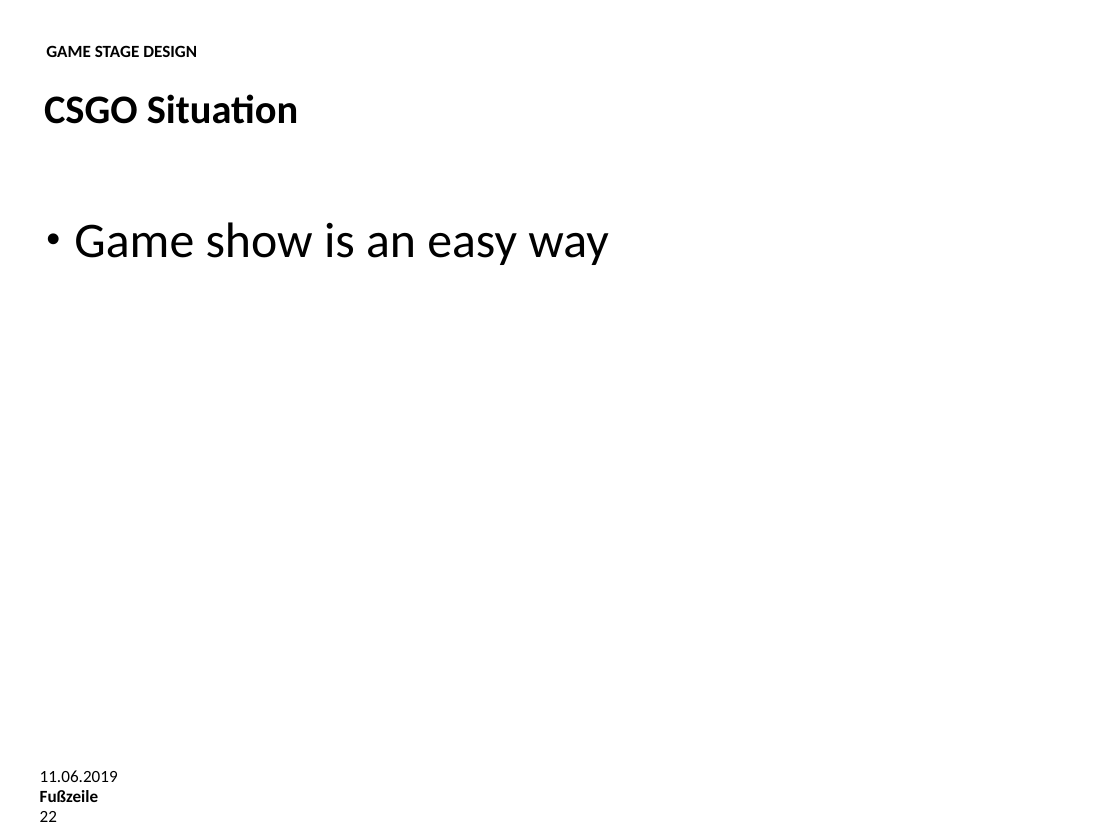
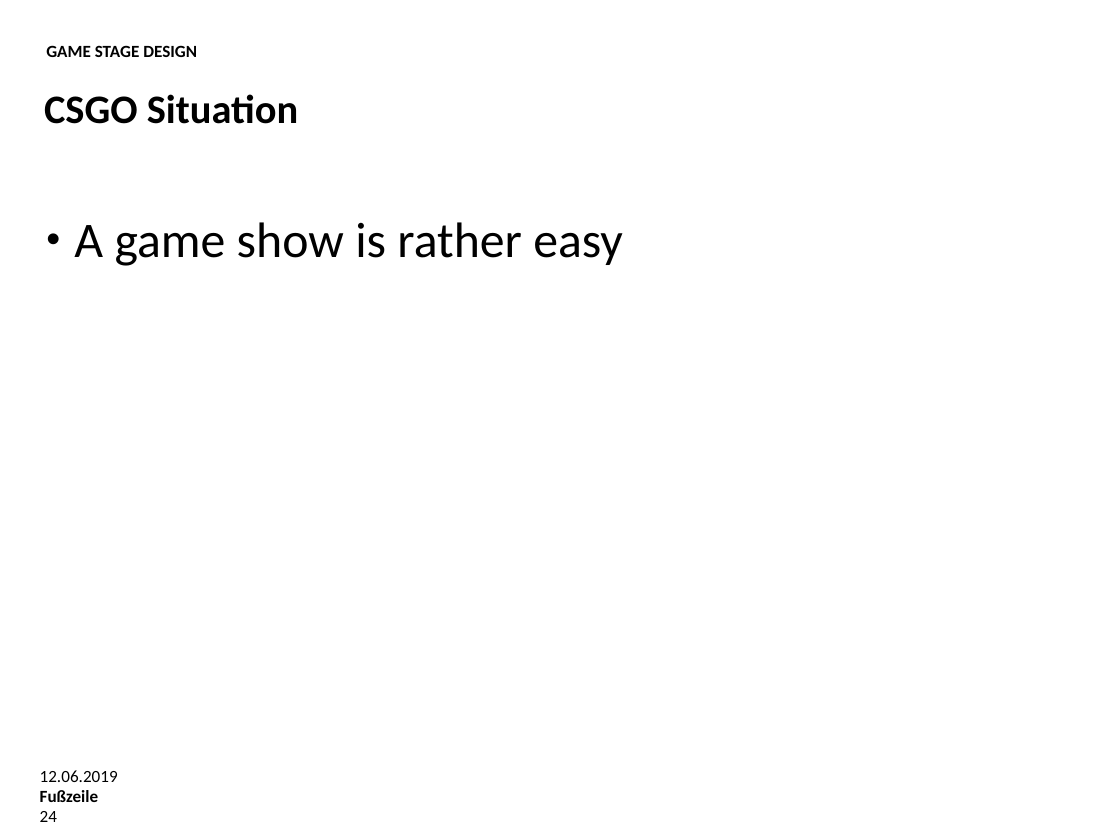
Before and after one commit to Rickylht/Bachelor-Thesis, a slide deck: slide 24 of Oral Examination.pptx (slide 22 before the commit). Drawn at 1120x840 pixels with LibreOffice and Linux fonts; fonts in the diff are those of the drawing; background and template pictures are left out. Boxes give left, top, right and bottom in pixels: in the first picture for what was removed or moved away, otherwise in the second. Text is boxed around its words. In the diff, an @@ line names an element or a change of style, - is before the commit and + after.

```diff
--- a/Oral Examination.pptx
+++ b/Oral Examination.pptx
@@ text at (74,222,623,266): text changed @@
-• Game show is an easy way
+• A game show is rather easy
@@ text at (40,770,118,782): text changed @@
-11.06.2019
+12.06.2019
@@ page number at (40,811,57,822): text changed @@
-22
+24
```
Also in this commit, not shown: 24 other slides changed, 18 slides added.
